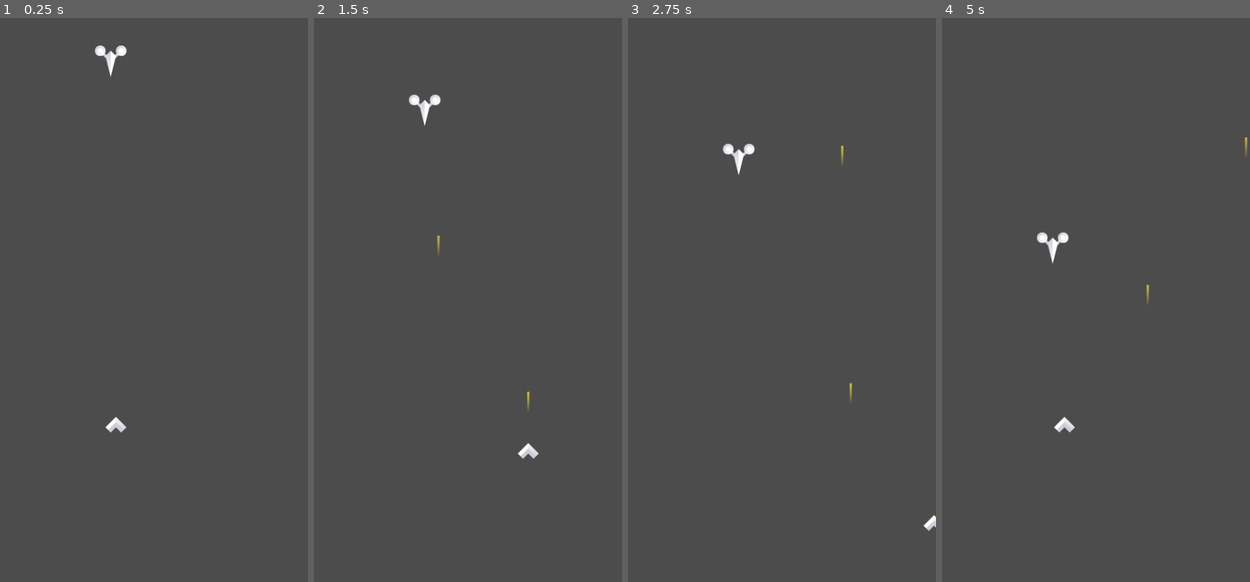
Above: before the commit, frames 1-4 (left to right).
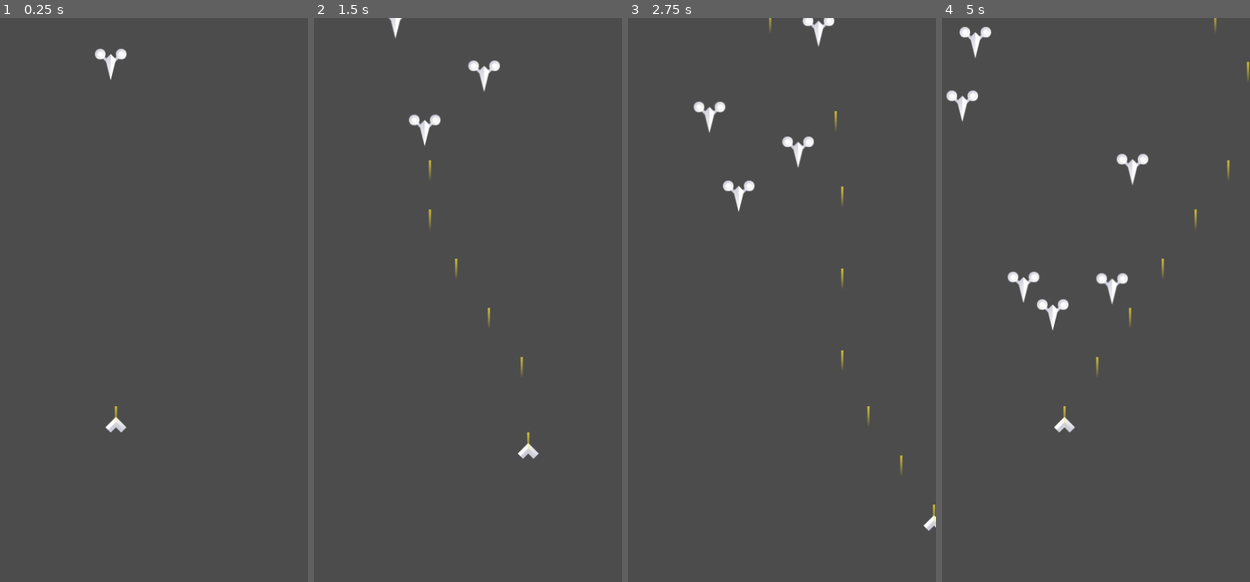
Above: after the commit, the same moments.

Repository: kims020509/GDShotingGame
Game: Godot game, scene res://Node/Room/GamePlay.tscn
The game is run twice, just before and just after one commit, with the same random seed, the same clock (stepped at 60 frames per second) and the same inputs.
Inputs:
- Up to frame 1 (0.25 s): no input
- Up to frame 2 (1.5 s): hold Right (right) 0.53-1.28 s; tap Space (shot) at 0.6, 1.35 s; hold Down (down) from 1.28 s (still down)
- Up to frame 3 (2.75 s): release Down (down) at 2.03 s; hold Right (right) from 2.03 s (still down); tap Space (shot) at 2.1 s
- Up to frame 4 (5 s): release Right (right) at 2.78 s; hold Up (up) 2.78-3.53 s; tap Space (shot) at 2.85, 3.6, 4.35 s; hold Left (left) from 3.53 s (still down)

The runs differ from the first frame. In frame 1, 0.2% of the frame differs, in the area x 30-42%, y 4-73%; in frame 2, 0.9%; in frame 3, 1.3%; in frame 4, 1.8%, in the area x 1-100%, y 0-73%.

Commit message:
2.240314
-몹 Hp, 생성 구현

Diff:
--- a/Shooting/Node/Object/Bullet.tscn
+++ b/Shooting/Node/Object/Bullet.tscn
@@ -1,7 +1,7 @@
 [gd_scene load_steps=4 format=2]
 
 [ext_resource path="res://Sprite/Effect/effect_yellow.png" type="Texture" id=1]
-[ext_resource path="res://Node/Script/Bullet.gd" type="Script" id=2]
+[ext_resource path="res://Script/Bullet.gd" type="Script" id=2]
 
 [sub_resource type="RectangleShape2D" id=1]
 extents = Vector2( 1, 8 )
@@ -16,3 +16,8 @@
 [node name="CollisionShape2D" type="CollisionShape2D" parent="."]
 position = Vector2( 0, -8 )
 shape = SubResource( 1 )
+
+[node name="VisibilityNotifier2D" type="VisibilityNotifier2D" parent="."]
+
+[connection signal="body_entered" from="." to="." method="_on_Bullet_body_entered"]
+[connection signal="screen_exited" from="VisibilityNotifier2D" to="." method="_on_VisibilityNotifier2D_screen_exited"]
--- a/Shooting/Node/Object/Enemy A.tscn
+++ b/Shooting/Node/Object/Enemy A.tscn
@@ -1,7 +1,7 @@
 [gd_scene load_steps=4 format=2]
 
 [ext_resource path="res://Sprite/Airship/Enemy/enemy_A.png" type="Texture" id=1]
-[ext_resource path="res://Node/Script/Enemy A.gd" type="Script" id=2]
+[ext_resource path="res://Script/Enemy A.gd" type="Script" id=2]
 
 [sub_resource type="CircleShape2D" id=1]
 radius = 24.0208
@@ -16,3 +16,10 @@
 
 [node name="CollisionShape2D" type="CollisionShape2D" parent="."]
 shape = SubResource( 1 )
+
+[node name="VisibilityNotifier2D" type="VisibilityNotifier2D" parent="."]
+position = Vector2( 4.76837e-07, -1.3411e-06 )
+scale = Vector2( 2.4, 2.4 )
+
+[connection signal="hit" from="." to="." method="_on_hit"]
+[connection signal="screen_exited" from="VisibilityNotifier2D" to="." method="_on_VisibilityNotifier2D_screen_exited"]
--- a/Shooting/Node/Object/Player.tscn
+++ b/Shooting/Node/Object/Player.tscn
@@ -1,7 +1,8 @@
-[gd_scene load_steps=4 format=2]
+[gd_scene load_steps=5 format=2]
 
 [ext_resource path="res://Sprite/Airship/Player/ship_A.png" type="Texture" id=1]
-[ext_resource path="res://Node/Script/Player.gd" type="Script" id=2]
+[ext_resource path="res://Script/Player.gd" type="Script" id=2]
+[ext_resource path="res://Node/Object/Bullet.tscn" type="PackedScene" id=3]
 
 [sub_resource type="CircleShape2D" id=1]
 radius = 8.0
@@ -10,9 +11,16 @@
 collision_layer = 2
 collision_mask = 2
 script = ExtResource( 2 )
+BULLET_SC = ExtResource( 3 )
 
 [node name="Sprite" type="Sprite" parent="."]
 texture = ExtResource( 1 )
 
 [node name="CollisionShape2D" type="CollisionShape2D" parent="."]
 shape = SubResource( 1 )
+
+[node name="ShotTimer" type="Timer" parent="."]
+wait_time = 0.25
+autostart = true
+
+[connection signal="timeout" from="ShotTimer" to="." method="_on_ShotTimer_timeout"]
--- a/Shooting/Node/Room/GamePlay.tscn
+++ b/Shooting/Node/Room/GamePlay.tscn
@@ -2,13 +2,19 @@
 
 [ext_resource path="res://Node/Object/Player.tscn" type="PackedScene" id=1]
 [ext_resource path="res://Node/Object/Enemy A.tscn" type="PackedScene" id=2]
-[ext_resource path="res://Node/Object/Bullet.tscn" type="PackedScene" id=3]
+[ext_resource path="res://Script/GamePlay.gd" type="Script" id=3]
 
 [node name="GamePlay" type="Node2D"]
+script = ExtResource( 3 )
+EnemyASC = ExtResource( 2 )
+
+[node name="SpawnTimer" type="Timer" parent="."]
+autostart = true
 
 [node name="Player" parent="." instance=ExtResource( 1 )]
 position = Vector2( 307, 620 )
-BULLET_SC = ExtResource( 3 )
 
 [node name="Enemy A" parent="." instance=ExtResource( 2 )]
 position = Vector2( 299, 51 )
+
+[connection signal="timeout" from="SpawnTimer" to="." method="_on_SpawnTimer_timeout"]
--- /dev/null
+++ b/Shooting/Script/Bullet.gd
@@ -0,0 +1,13 @@
+extends Area2D
+
+export (int) var SPEED = 5
+
+func _physics_process(_delta):
+	 position.y -= SPEED
+
+func _on_Bullet_body_entered(body):
+	body.emit_signal("hit", 1)
+	queue_free()
+
+func _on_VisibilityNotifier2D_screen_exited():
+	queue_free()
--- /dev/null
+++ b/Shooting/Script/Enemy A.gd
@@ -0,0 +1,17 @@
+extends StaticBody2D
+
+signal hit(damage)
+
+export (int) var SPEED = rand_range(1.0, 2.0)
+export (int) var HP = 3
+
+func _physics_process(_delta):
+	position.y += SPEED
+
+func _on_VisibilityNotifier2D_screen_exited():
+	emit_signal("hit", HP)
+
+func _on_hit(damage):
+	HP -= damage
+	if HP <= 0:
+		queue_free()
--- /dev/null
+++ b/Shooting/Script/GamePlay.gd
@@ -0,0 +1,19 @@
+extends Node2D
+
+export (PackedScene) var EnemyASC
+
+func create_enemy():
+	var enemya = EnemyASC.instance()
+	enemya.position.x = rand_range(0.0, 600.0)
+	enemya.position.y = -50
+	add_child(enemya)
+
+func _ready():
+	create_enemy()
+	pass # Replace with function body.
+
+
+
+func _on_SpawnTimer_timeout():
+	create_enemy()
+	pass # Replace with function body.
--- /dev/null
+++ b/Shooting/Script/Player.gd
@@ -0,0 +1,33 @@
+extends KinematicBody2D
+
+export (int) var HP = 5
+
+export (int) var SPEED = 200
+export (PackedScene) var BULLET_SC
+
+var velocity = Vector2()
+
+func _move():
+	velocity = Vector2()
+	if Input.is_action_pressed("right"):
+		velocity.x += 1;
+	if Input.is_action_pressed("left"):
+		velocity.x -= 1;
+	if Input.is_action_pressed("down"):
+		velocity.y += 1;
+	if Input.is_action_pressed("up"):
+		velocity.y -= 1;
+	velocity = velocity.normalized()*SPEED
+
+func _shot():
+	var bullet = BULLET_SC.instance()
+	bullet.position = global_position
+	bullet.position.y -= 12
+	get_parent().add_child(bullet)
+
+func _physics_process(_delta):
+	_move()
+	velocity = move_and_slide(velocity)
+
+func _on_ShotTimer_timeout():
+	_shot()
